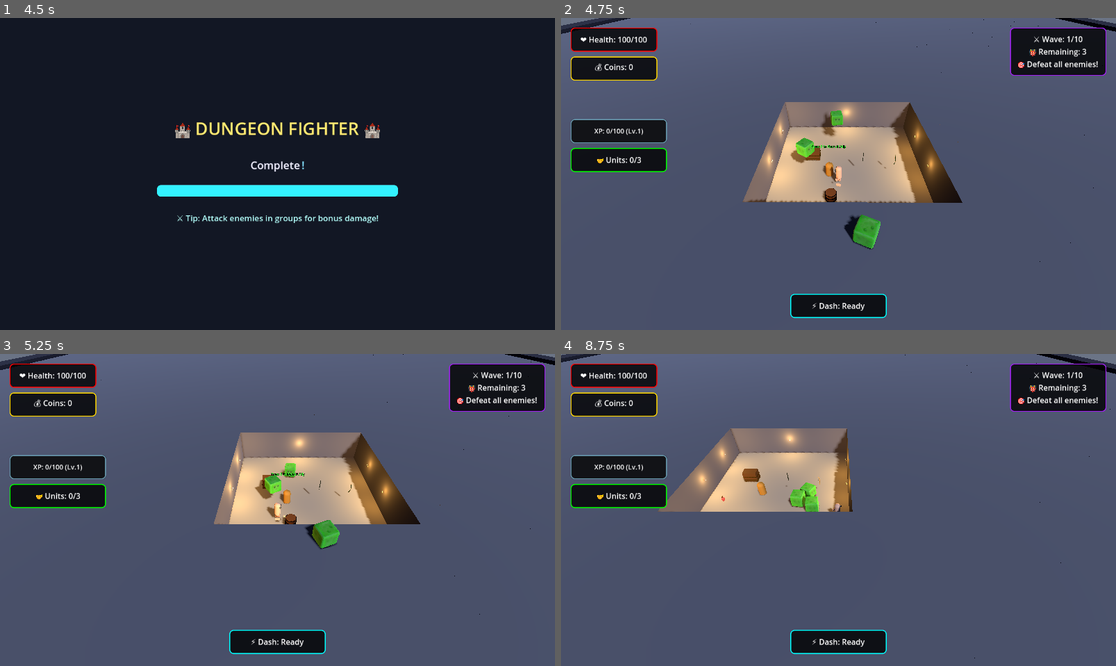
Above: before the commit, frames 1-4 (two rows, left to right).
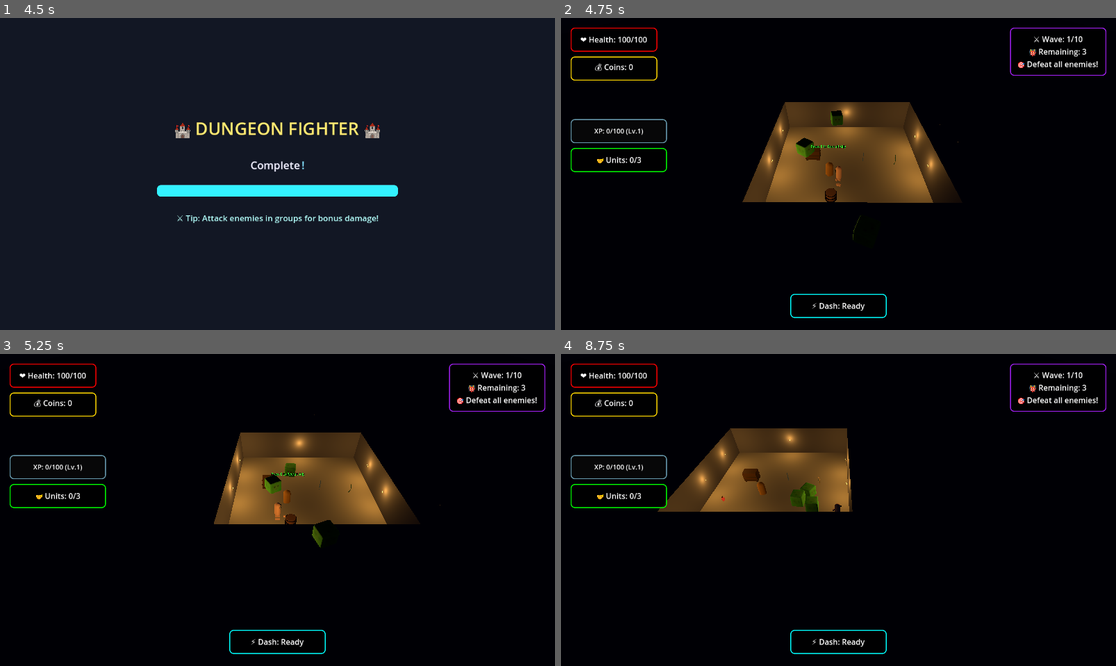
Above: after the commit, the same moments.

Repository: thaner66666666/game-1
Game: Godot game, scene res://Scenes/main.tscn
The game is run twice, just before and just after one commit, with the same random seed, the same clock (stepped at 60 frames per second) and the same inputs.
Inputs (mouse positions are in pixels of both pictures, inside the frame that each line leads up to):
- Up to frame 1 (4.5 s): tap Enter at 0.5, 4.25 s; move the mouse to (399, 158) at 0.52 s; hold D (move_right) 0.53-1.28 s; click (399, 158) at 0.6 s; move the mouse to (166, 189) at 1.27 s; hold S (move_down) 1.28-2.03 s; tap Space (dash) at 1.35, 3.5, 4.35 s; move the mouse to (333, 105) at 2.02 s; hold D (move_right) 2.03-2.78 s; hold Q (drop_weapon) 2.03-2.78 s; move the mouse to (249, 236) at 2.77 s; hold W (move_up) 2.78-3.53 s; tap E (interaction) at 2.85 s; click (249, 236) at 2.92 s; move the mouse to (444, 220) at 3.52 s; hold A (move_left) from 3.53 s (still down); click (444, 220) at 3.6 s; move the mouse to (111, 127) at 4.27 s
- Up to frame 2 (4.75 s): keep holding A (move_left)
- Up to frame 3 (5.25 s): move the mouse to (305, 510) at 5.02 s; release A (move_left) at 5.03 s; hold S (move_down) from 5.03 s (still down); hold Q (drop_weapon) from 5.03 s (still down); click (305, 510) at 5.17 s
- Up to frame 4 (8.75 s): move the mouse to (755, 432) at 5.77 s; release S (move_down) at 5.78 s; release Q (drop_weapon) at 5.78 s; hold D (move_right) 5.78-6.53 s; tap E (interaction) at 5.85 s; move the mouse to (960, 494) at 6.52 s; hold W (move_up) 6.53-7.28 s; click (960, 494) at 6.6 s; move the mouse to (727, 525) at 7.27 s; hold D (move_right) 7.28-8.03 s; tap Space (dash) at 7.35 s; click (727, 525) at 7.42 s; move the mouse to (894, 441) at 8.02 s; hold S (move_down) from 8.03 s (still down); hold Q (drop_weapon) from 8.03 s (still down)

Frame 1 is identical in both runs. In frame 2, 89% of the frame differs, in the area x 0-100%, y 0-100%; in frame 3, 89%; in frame 4, 91%.

Commit message:
STABLE Lighting

Diff:
--- a/dot gds/main_scene_setup.gd
+++ b/dot gds/main_scene_setup.gd
@@ -19,22 +19,24 @@
 	else:
 		print("❌ Could not load Scenes/spawner.tscn!")
 
-	# --- Dark atmospheric lighting ---
+	# Remove any existing WorldEnvironment nodes first
+	var existing_env = get_tree().get_first_node_in_group("world_environment")
+	if existing_env:
+		existing_env.queue_free()
+		print("🗑️ Removed conflicting WorldEnvironment")
+
+	# --- DARK ATMOSPHERIC LIGHTING (SINGLE SOURCE) ---
 	var world_env = WorldEnvironment.new()
 	var environment = Environment.new()
 	environment.background_mode = Environment.BG_COLOR
-	environment.background_color = Color(0.1, 0.1, 0.15)  # Very dark blue-gray
-	environment.ambient_light_energy = 0.08  # Very low ambient
-	environment.ambient_light_color = Color(0.2, 0.2, 0.3)  # Cool dark tone
+	environment.background_color = Color(0.05, 0.05, 0.1)  # Darker
+	environment.ambient_light_energy = 0.02  # Much darker
+	environment.ambient_light_color = Color(0.1, 0.1, 0.2)  # Darker blue
 	world_env.environment = environment
 	add_child(world_env)
 
-	# Optional: Add very dim directional light
-	var dim_light = DirectionalLight3D.new()
-	dim_light.light_energy = 0.15  # Very dim
-	dim_light.light_color = Color(0.4, 0.5, 0.7)  # Cool moonlight
-	dim_light.rotation_degrees = Vector3(-30, 45, 0)
-	add_child(dim_light)
+	# NO directional light - torches only!
+	print("🌙 Dark atmosphere with torch-only lighting active")
 
 	# Create systems step by step
 	call_deferred("_create_simple_systems")
--- a/dot gds/simple_room_generator.gd
+++ b/dot gds/simple_room_generator.gd
@@ -59,7 +59,8 @@
 
 	_create_materials()
 	_find_references()
-	_setup_lighting()
+	# _setup_lighting()  # DISABLED - conflicting with main_scene_setup lighting
+	print("🔆 Lighting handled by main_scene_setup.gd")
 
 	# Load the treasure chest scene
 	if ResourceLoader.exists("res://Scenes/treasure_chest.tscn"):
@@ -940,22 +941,25 @@
 	# Converts a torch's world position back to grid coordinates
 	return Vector2(int((torch_world_pos.x / 2.0) + (map_size.x / 2)), int((torch_world_pos.z / 2.0) + (map_size.y / 2)))
 
-# Lighting setup: simple dark directional light and environment
+# --- Lighting setup: simple dark directional light and environment ---
+# func _setup_lighting():
+# 	"""Create simple dark lighting"""
+# 	var main_light = DirectionalLight3D.new()
+# 	main_light.name = "MainLight"
+# 	main_light.shadow_enabled = true
+# 	main_light.light_energy = 0.6
+# 	main_light.light_color = Color(0.9, 0.95, 1.0)  # Slight blue tint
+# 	main_light.rotation_degrees = Vector3(-45, 30, 0)  # Fixed angle
+# 	add_child(main_light)
+#
+# 	var env = Environment.new()
+# 	env.background_mode = Environment.BG_SKY
+# 	env.ambient_light_energy = 0.1  # Very dark
+# 	env.ambient_light_color = Color(0.2, 0.2, 0.3)
+#
+# 	var world_environment = WorldEnvironment.new()
+# 	world_environment.environment = env
+# 	add_child(world_environment)
+
 func _setup_lighting():
-	"""Create simple dark lighting"""
-	var main_light = DirectionalLight3D.new()
-	main_light.name = "MainLight"
-	main_light.shadow_enabled = true
-	main_light.light_energy = 0.6
-	main_light.light_color = Color(0.9, 0.95, 1.0)  # Slight blue tint
-	main_light.rotation_degrees = Vector3(-45, 30, 0)  # Fixed angle
-	add_child(main_light)
-
-	var env = Environment.new()
-	env.background_mode = Environment.BG_SKY
-	env.ambient_light_energy = 0.1  # Very dark
-	env.ambient_light_color = Color(0.2, 0.2, 0.3)
-
-	var world_environment = WorldEnvironment.new()
-	world_environment.environment = env
-	add_child(world_environment)
+	print("🔆 Lighting handled by main_scene_setup.gd")
